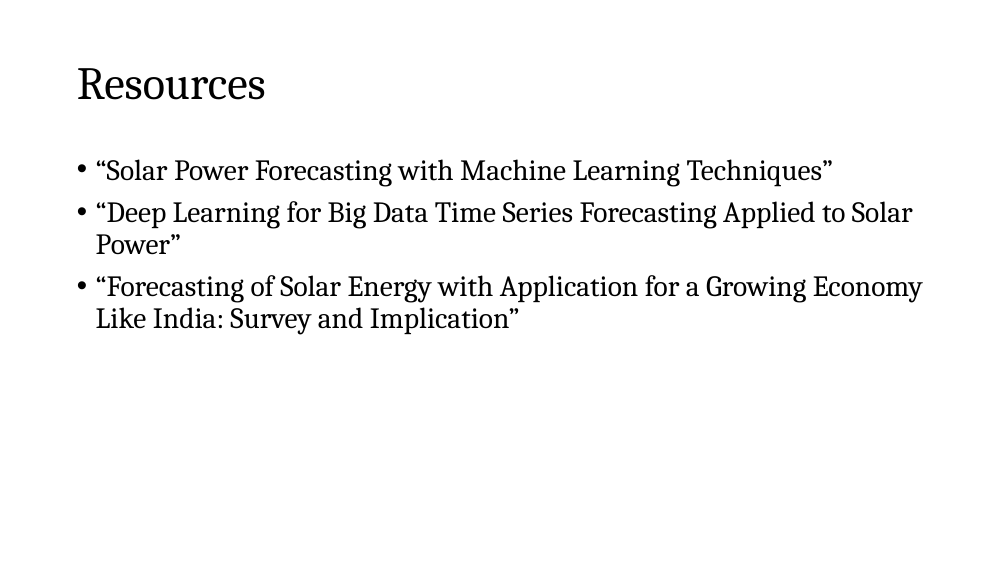
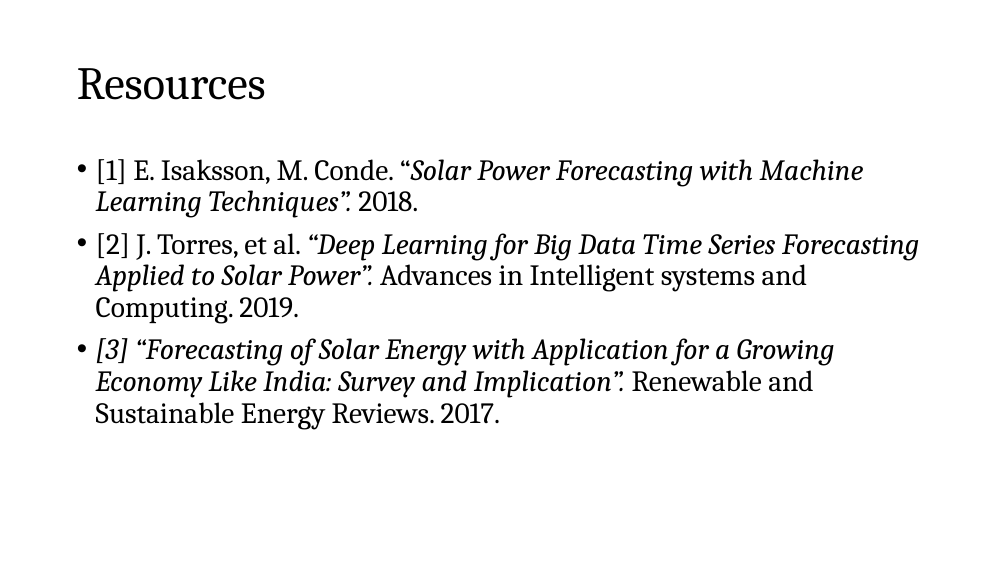
Before and after one commit to bradley-p/Solar_Energy_Forecasting, a slide deck: slide 11 of Reports:Notes/Midterm Presentation.pptx. Drawn at 1008x567 pixels with LibreOffice and Linux fonts; fonts in the diff are those of the drawing. Boxes give left, top, right and bottom in pixels: in the first picture for what was removed or moved away, otherwise in the second. Text is boxed around its words. In the diff, an @@ line names an element or a change of style, - is before the commit and + after.

```diff
--- a/Reports:Notes/Midterm Presentation.pptx
+++ b/Reports:Notes/Midterm Presentation.pptx
@@ text at box(96, 159, 919, 430): text changed; italic on @@
-• “Solar Power Forecasting with Machine Learning Techniques”
-• “Deep Learning for Big Data Time Series Forecasting Applied to Solar Power”
-• “Forecasting of Solar Energy with Application for a Growing Economy Like India: Survey and Implication”
+• [1] E. Isaksson, M. Conde. “Solar Power Forecasting with Machine Learning Techniques”. 2018.
+• [2] J. Torres, et al. “Deep Learning for Big Data Time Series Forecasting Applied to Solar Power”. Advances in Intelligent systems and Computing. 2019.
+• [3] “Forecasting of Solar Energy with Application for a Growing Economy Like India: Survey and Implication”. Renewable and Sustainable Energy Reviews. 2017.
```
Also in this commit, not shown: 6 other slides changed, 15 other files.
